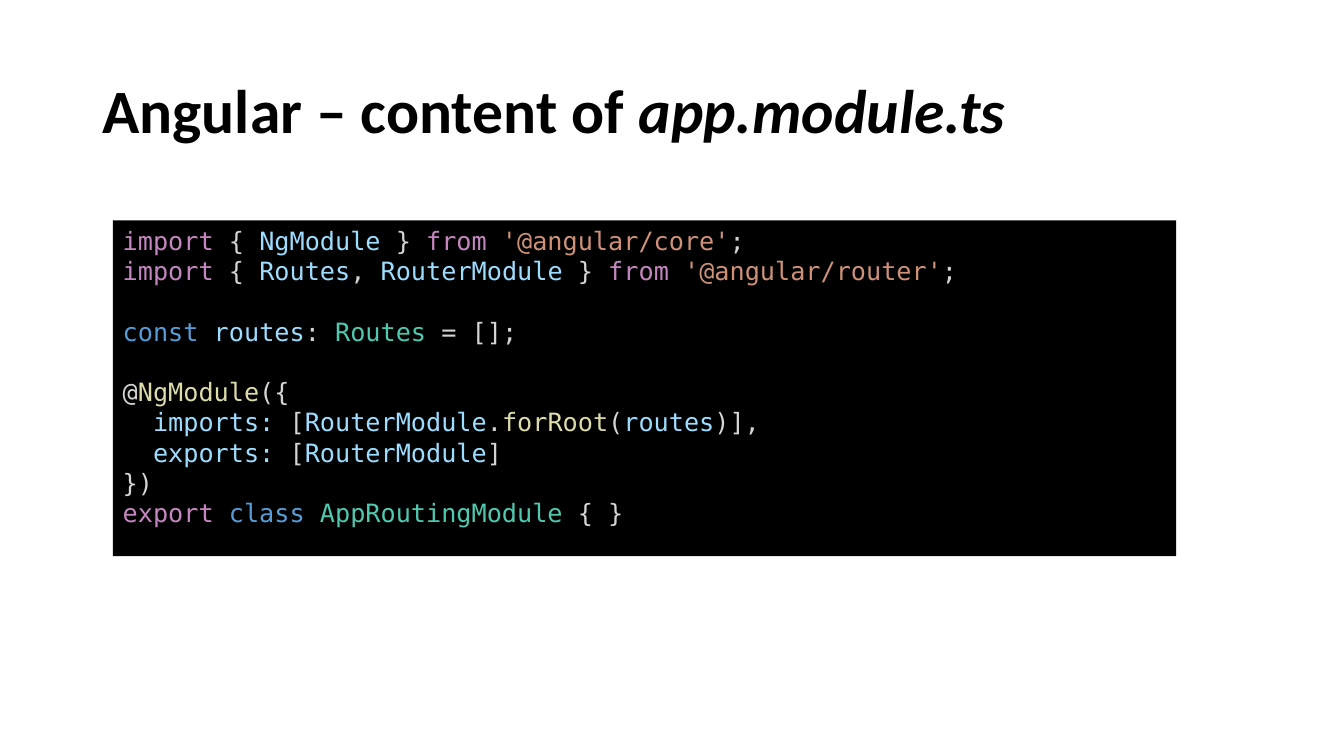
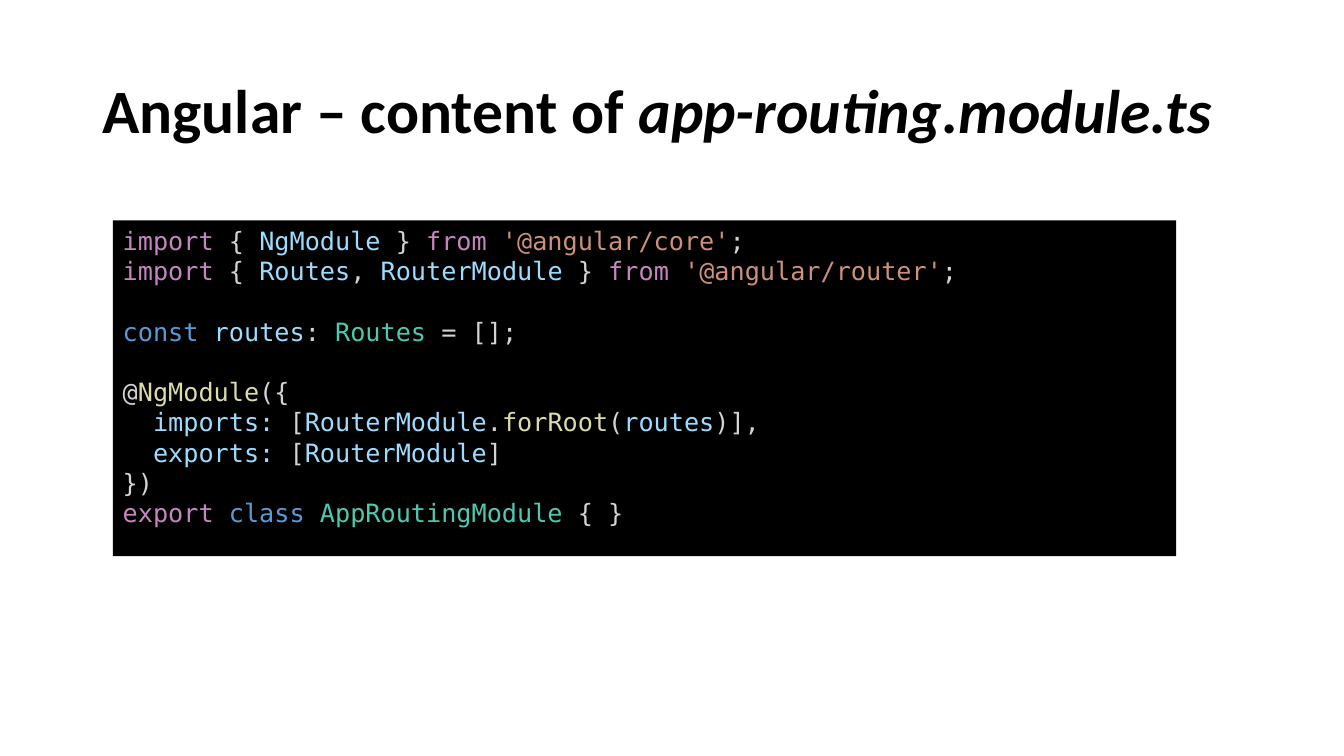
Before and after one commit to perl-easj/WebProg, a slide deck: slide 53 of 60_Angular/Angular.pptx (slide 52 before the commit). Drawn at 1344x756 pixels with LibreOffice and Linux fonts; fonts in the diff are those of the drawing. Boxes give left, top, right and bottom in pixels: in the first picture for what was removed or moved away, otherwise in the second. Text is boxed around its words. In the diff, an @@ line names an element or a change of style, - is before the commit and + after.

```diff
--- a/60_Angular/Angular.pptx
+++ b/60_Angular/Angular.pptx
@@ title at (102, 89, 1212, 144): text changed; italic on @@
-Angular – content of app.module.ts
+Angular – content of app-routing.module.ts
```
Also in this commit, not shown: 1 other slide changed, 1 slide added.
